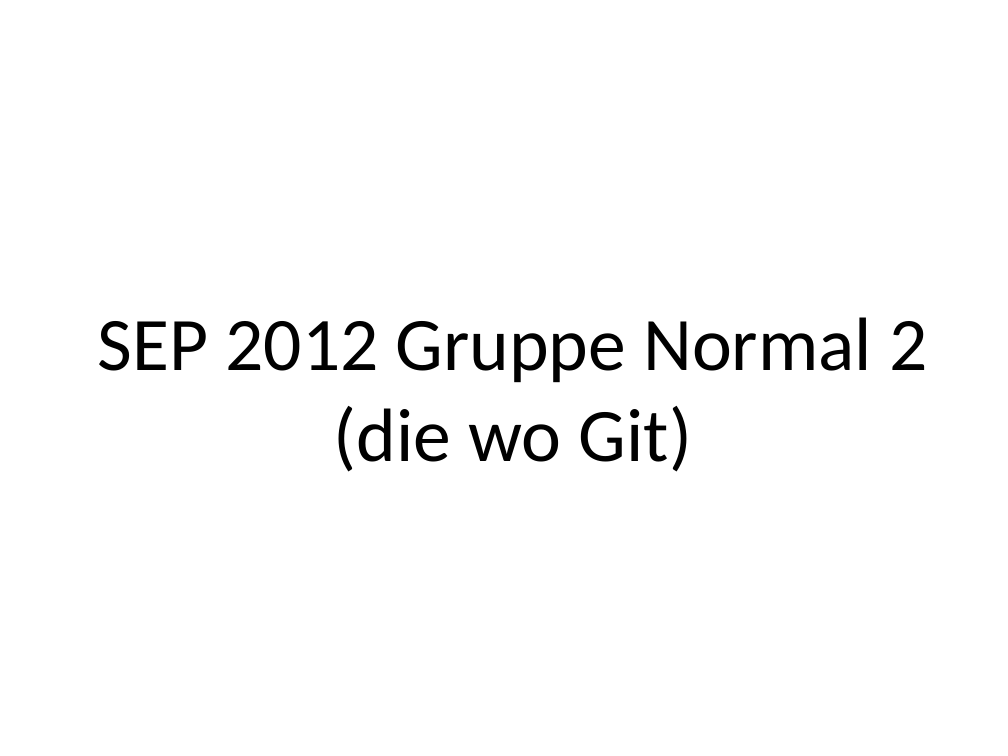
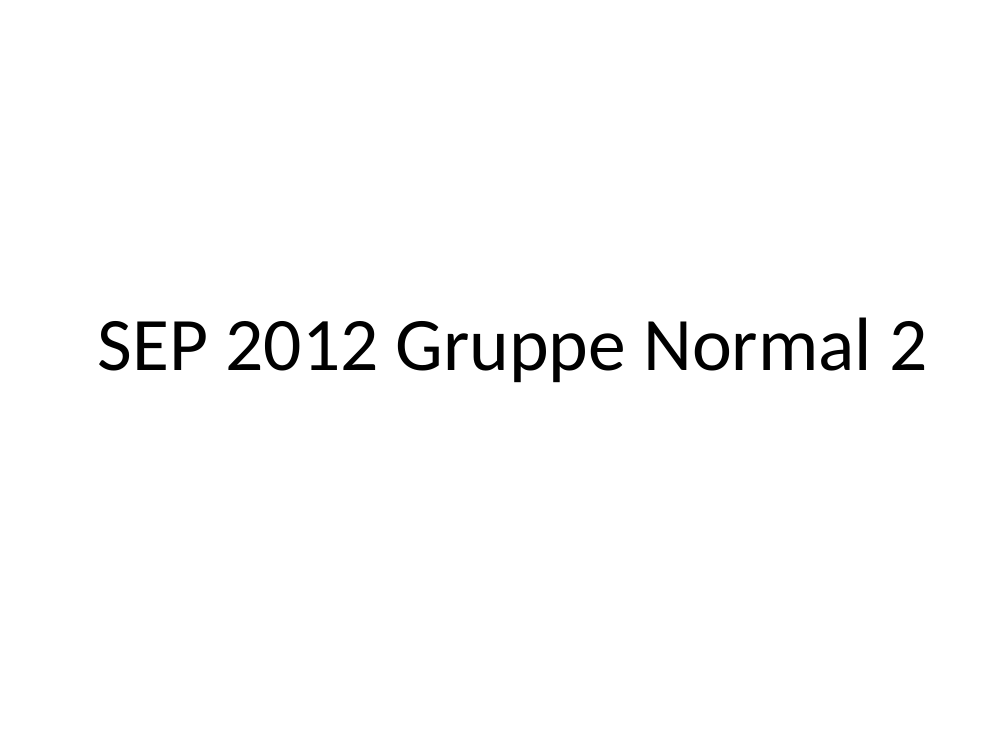
Before and after one commit to FlaShG/SEP12, a slide deck: slide 1 of vortraege/Präsentation_01.pptx. Drawn at 1008x756 pixels with LibreOffice and Linux fonts; fonts in the diff are those of the drawing. Boxes give left, top, right and bottom in pixels: in the first picture for what was removed or moved away, otherwise in the second. Text is boxed around its words. In the diff, an @@ line names an element or a change of style, - is before the commit and + after.

```diff
--- a/vortraege/Präsentation_01.pptx
+++ b/vortraege/Präsentation_01.pptx
@@ title at (98, 317, 927, 383): text changed @@
-SEP 2012 Gruppe Normal 2
-(die wo Git)
+SEP 2012 Gruppe Normal 2
```
Also in this commit, not shown: 4 slides added, 2 other files.
